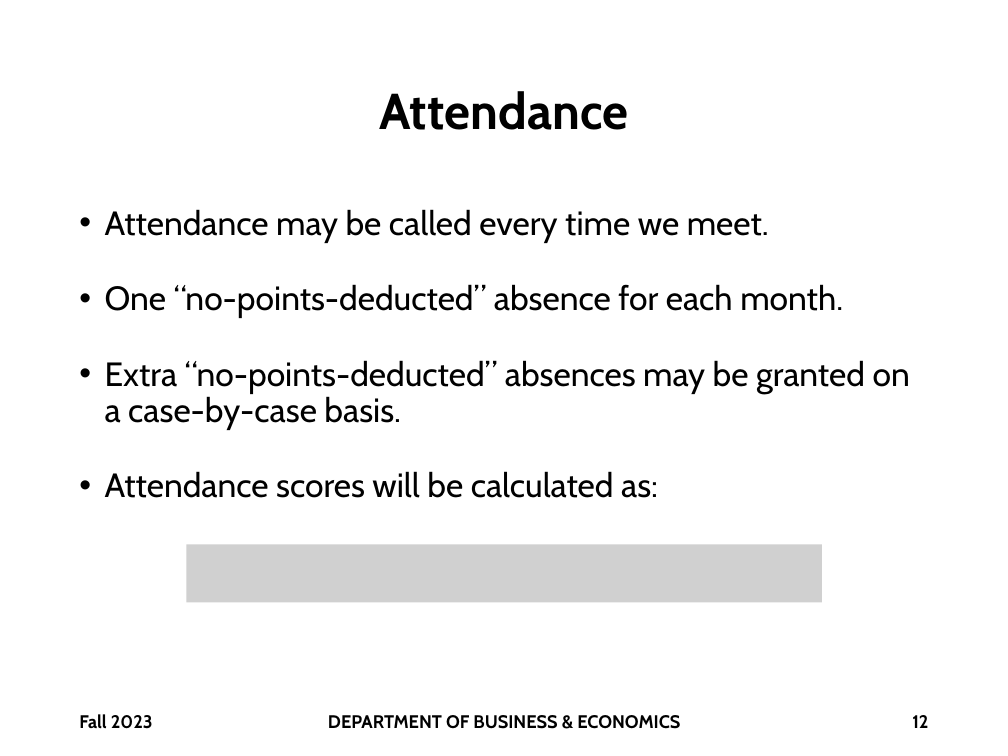
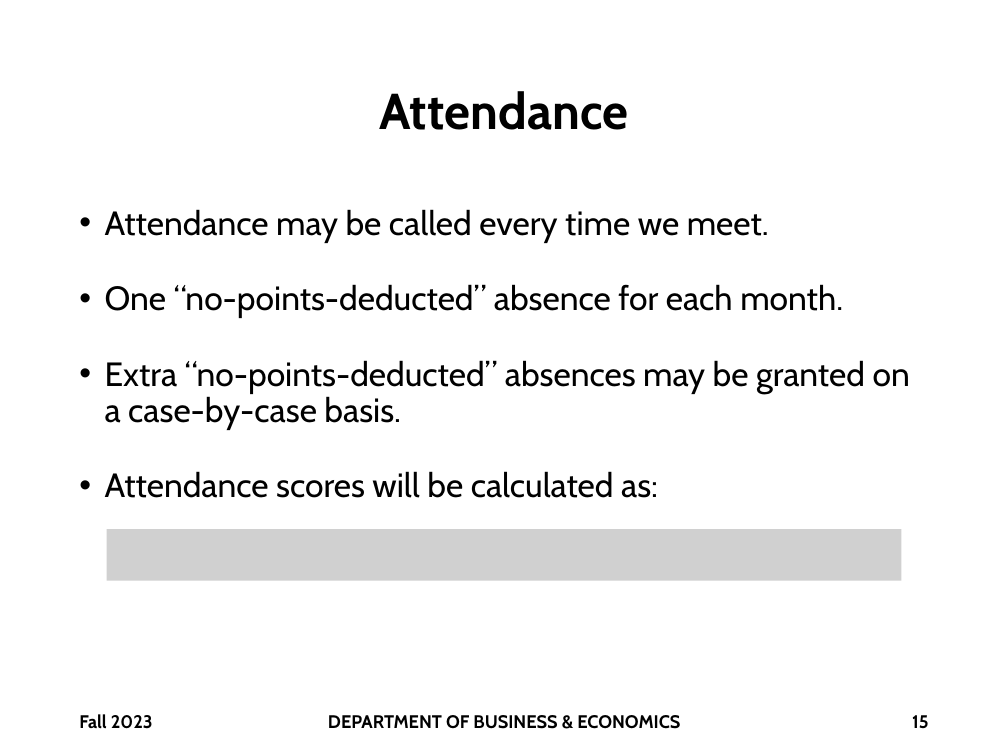
Before and after one commit to brianhwpark/brianhwpark.github.io, a slide deck: slide 15 of files/teaching-resources/monmouthcollege-econ-300/ECON300-LEC00.pptx (slide 12 before the commit). Drawn at 1008x756 pixels with LibreOffice and Linux fonts; fonts in the diff are those of the drawing; grey boxes stand for pictures; background and template pictures are left out. Boxes give left, top, right and bottom in pixels: in the first picture for what was removed or moved away, otherwise in the second. Text is boxed around its words. In the diff, an @@ line names an element or a change of style, - is before the commit and + after.

```diff
--- a/files/teaching-resources/monmouthcollege-econ-300/ECON300-LEC00.pptx
+++ b/files/teaching-resources/monmouthcollege-econ-300/ECON300-LEC00.pptx
@@ picture: place and size @@
-picture at [186,544,823,603]
+picture at [107,529,901,581]
@@ page number at [912,715,928,728]: text changed @@
-12
+15
```
Also in this commit, not shown: 3 other slides changed, 2 slides added, 5 other files.
